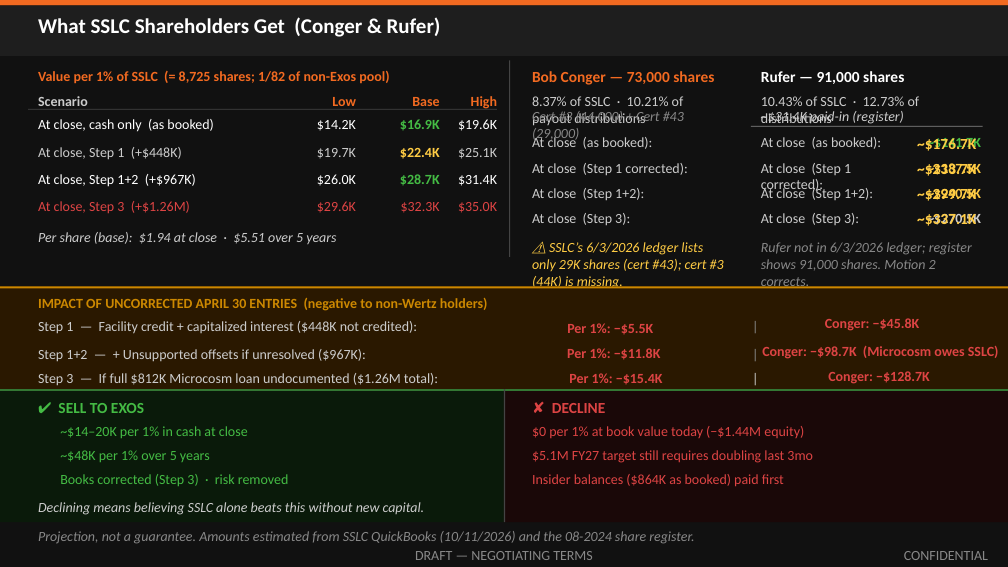
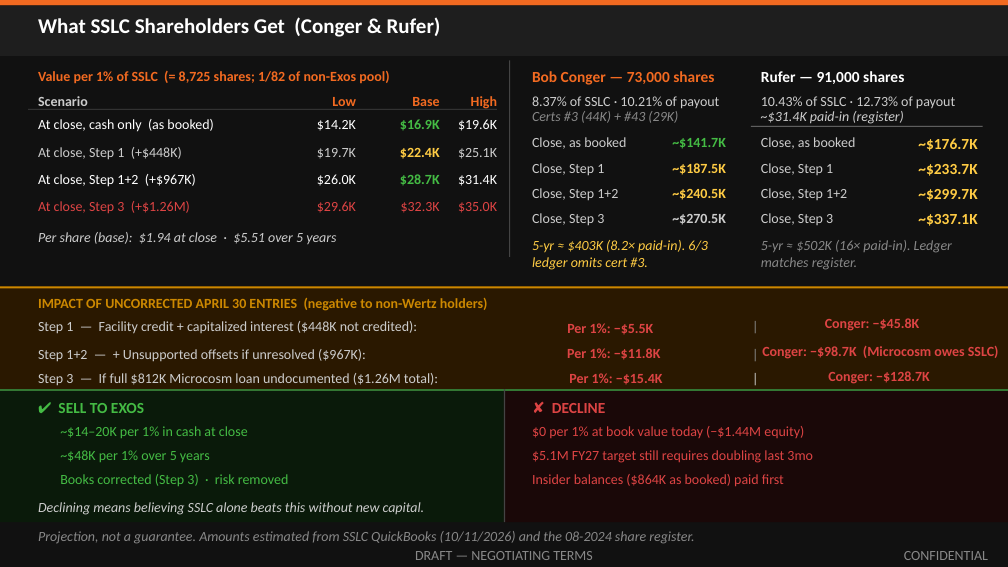
Before and after one commit to ExosAerospace/workspace, a slide deck: slide 8 of drafts/Exos_SSLC_Board_Offer_Overview_2026-10-12_r4.pptx. Drawn at 1008x567 pixels with LibreOffice and Linux fonts; fonts in the diff are those of the drawing. Boxes give left, top, right and bottom in pixels: in the first picture for what was removed or moved away, otherwise in the second. Text is boxed around its words. In the diff, an @@ line names an element or a change of style, - is before the commit and + after.

```diff
--- a/drafts/Exos_SSLC_Board_Offer_Overview_2026-10-12_r4.pptx
+++ b/drafts/Exos_SSLC_Board_Offer_Overview_2026-10-12_r4.pptx
@@ text at [532, 96, 719, 109]: text changed @@
-8.37% of SSLC · 10.21% of payout distributions
+8.37% of SSLC · 10.21% of payout
@@ text at [532, 111, 678, 123]: text changed @@
-Cert #3 (44,000) + Cert #43 (29,000)
+Certs #3 (44K) + #43 (29K)
@@ text at [761, 96, 955, 109]: text changed @@
-10.43% of SSLC · 12.73% of distributions
+10.43% of SSLC · 12.73% of payout
@@ text at [532, 137, 626, 149]: text changed @@
-At close (as booked):
+Close, as booked
@@ text "~$141.7K": place and size @@
-text "~$141.7K" at [927, 138, 981, 151]
+text "~$141.7K" at [672, 138, 726, 149]
@@ text at [761, 137, 855, 149]: text changed @@
-At close (as booked):
+Close, as booked
@@ text at [532, 163, 604, 176]: text changed @@
-At close (Step 1 corrected):
+Close, Step 1
@@ text "~$187.5K": place and size @@
-text "~$187.5K" at [927, 163, 981, 176]
+text "~$187.5K" at [672, 163, 726, 175]
@@ text "~$240.5K": place and size @@
-text "~$240.5K" at [927, 189, 981, 201]
+text "~$240.5K" at [672, 189, 726, 200]
@@ text at [761, 163, 833, 175]: text changed @@
-At close (Step 1 corrected):
+Close, Step 1
@@ text at [532, 188, 618, 201]: text changed @@
-At close (Step 1+2):
+Close, Step 1+2
@@ text "~$270.5K": place and size @@
-text "~$270.5K" at [927, 214, 981, 226]
+text "~$270.5K" at [672, 214, 726, 225]
@@ text at [761, 188, 847, 200]: text changed @@
-At close (Step 1+2):
+Close, Step 1+2
@@ alignment left to right in 4 elements at [918, 138, 977, 151], [918, 164, 977, 176], [918, 189, 977, 201], [918, 214, 977, 226] @@
@@ text at [532, 213, 604, 226]: text changed @@
-At close (Step 3):
+Close, Step 3
@@ text at [761, 213, 833, 225]: text changed @@
-At close (Step 3):
+Close, Step 3
@@ text at [532, 240, 708, 270]: text changed @@
-⚠ SSLC’s 6/3/2026 ledger lists only 29K shares (cert #43); cert #3 (44K) is missing.
-Motion 2 corrects the share register.
+5-yr ≈ $403K (8.2× paid-in). 6/3 ledger omits cert #3.
@@ text at [761, 240, 952, 270]: text changed @@
-Rufer not in 6/3/2026 ledger; register shows 91,000 shares. Motion 2 corrects.
+5-yr ≈ $502K (16× paid-in). Ledger matches register.
```
Also in this commit, not shown: 1 other slide changed, 2 other files.
